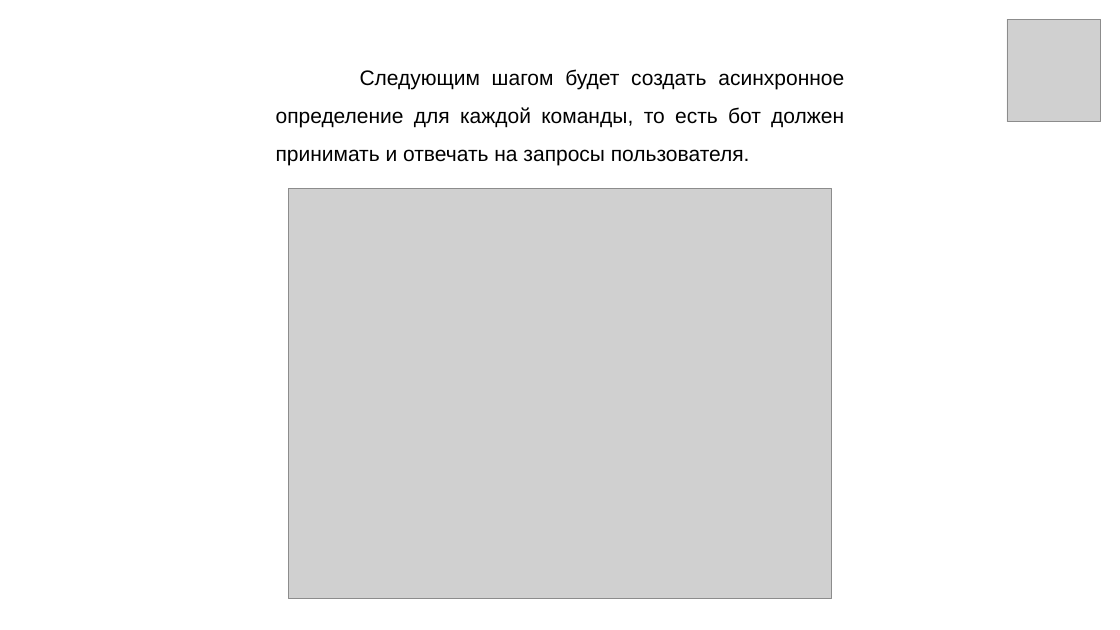
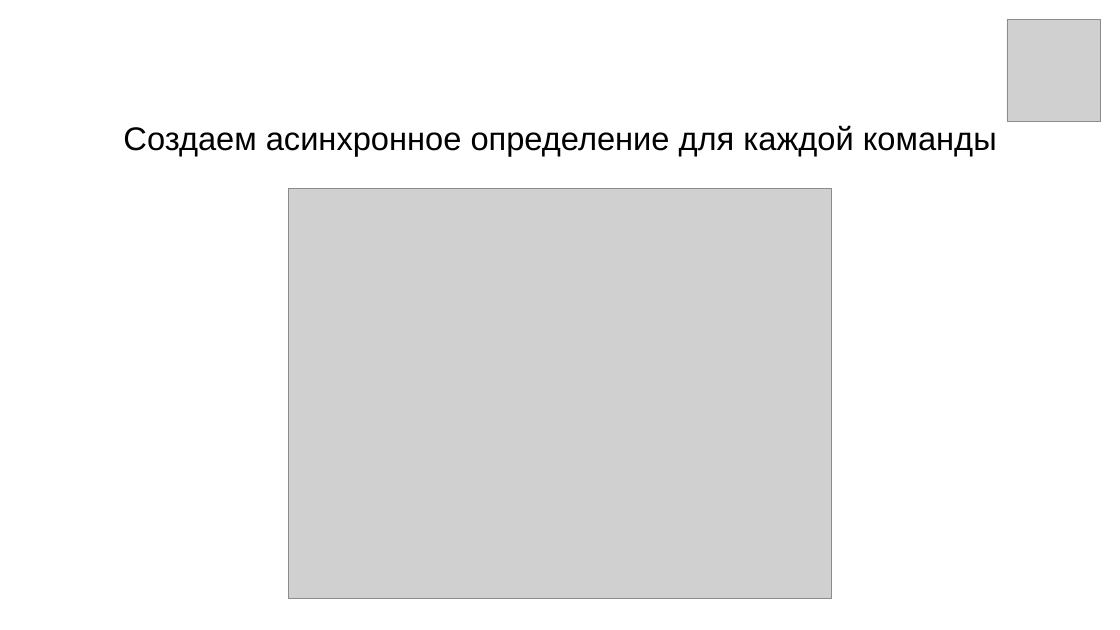
Before and after one commit to iprokopeva/Festival, a slide deck: slide 14 of Презентация.pptx (slide 13 before the commit). Drawn at 1120x630 pixels with LibreOffice and Linux fonts; fonts in the diff are those of the drawing; grey boxes stand for pictures; background and template pictures are left out. Boxes give left, top, right and bottom in pixels: in the first picture for what was removed or moved away, otherwise in the second. Text is boxed around its words. In the diff, an @@ line names an element or a change of style, - is before the commit and + after.

```diff
--- a/Презентация.pptx
+++ b/Презентация.pptx
@@ text at box(123, 125, 997, 155): text changed; size 18 to 28 pt @@
-Следующим шагом будет создать асинхронное определение для каждой команды, то есть бот должен принимать и отвечать на запросы пользователя.
+Создаем асинхронное определение для каждой команды
```
Also in this commit, not shown: 8 other slides changed, 4 slides added, 2 slides removed, 1 other file.
